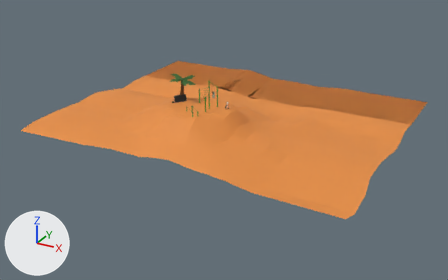
The glTF model public/models/myWorkoutRoom.glb: old version first, new version second.
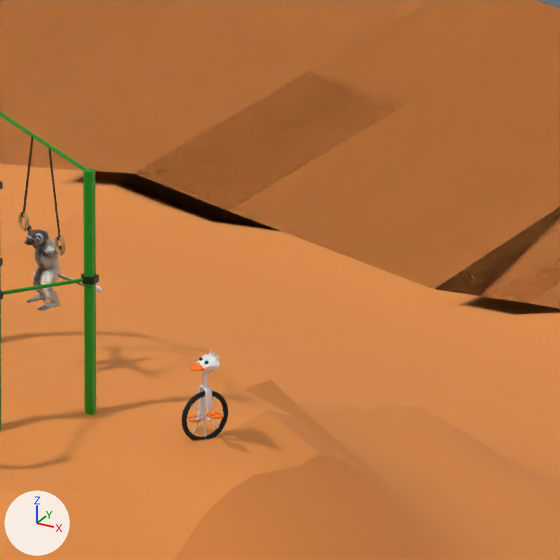
The first picture shows the older version from a 50 mm camera at (42.9, -70.0, 30.9) aimed at (0.9, 6.2, -7.2). The close-ups show both versions on the part from 47% to 57% of the width and 26% to 43% of the height of that picture; other places that the commit changed are outside them. Lighting does not change. The marker at lower left points along +X, +Y and +Z. Where no turn or scale is listed for an object, it has been applied to the vertices.

Names of what the first close-up shows: 'Cylinder.024', 'Plane.008', 'sifaka lemur', 'wheel'.
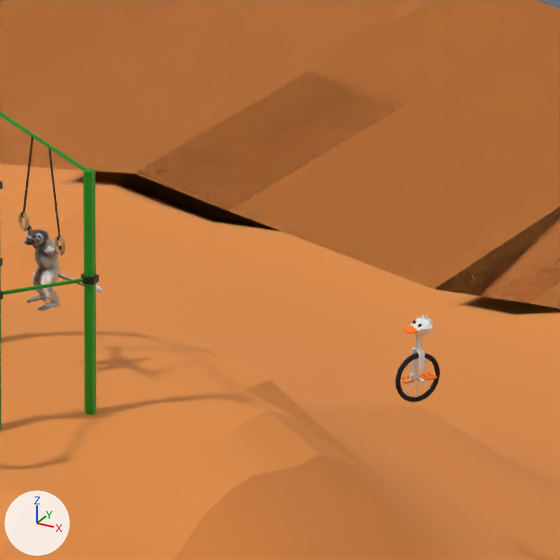
Pixel boxes (x1, y1, x2, y2) of what changed, in the close-ups (560 x 560 px):
'wheel', moved: before (182, 351, 228, 440); after (395, 314, 440, 402)

The change, as a diff of the scene's bpy script:
```diff
--- a/public/models/myWorkoutRoom.glb.py
+++ b/public/models/myWorkoutRoom.glb.py
@@ ob_wheel @@
 ob_wheel = bpy.data.objects.new('wheel', me_torus)
-ob_wheel.location = (4.2, 1.17, 0.08)
+ob_wheel.location = (4.95, 5.25, -0.63)
```
